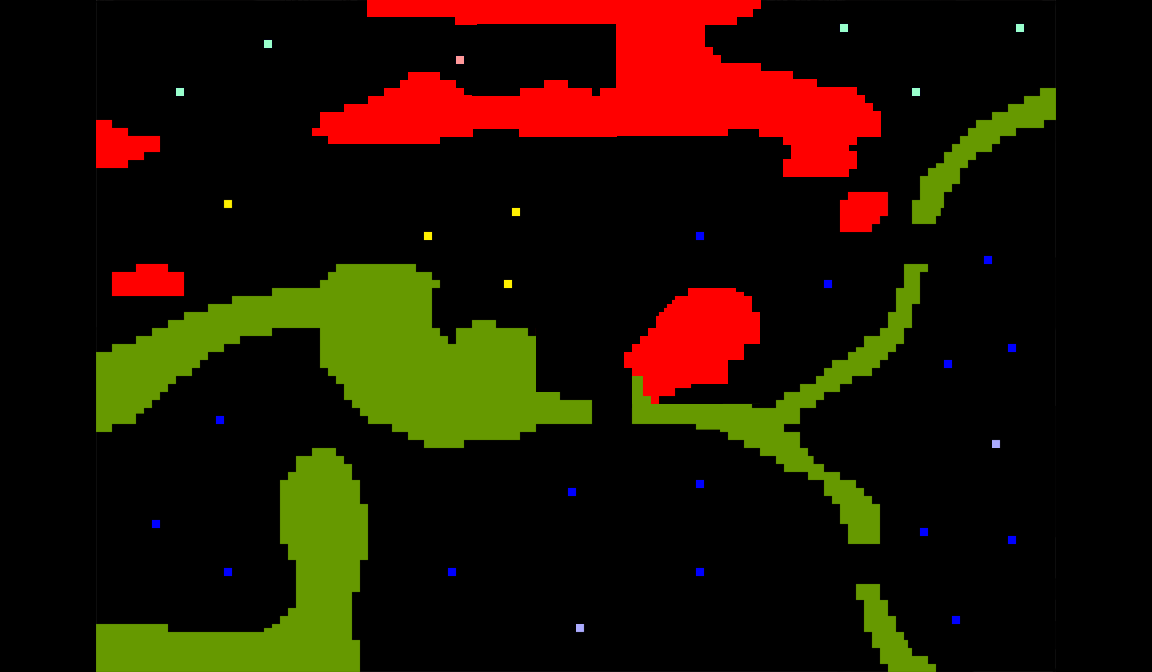
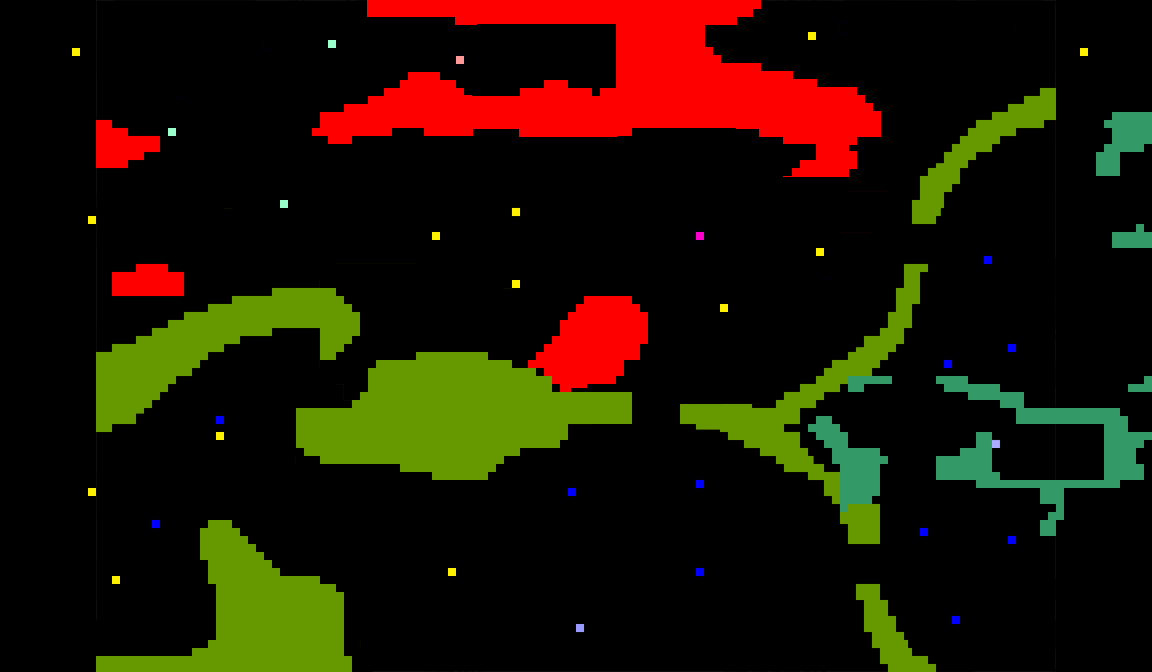
Layered file, before and after one edit (1152 × 672). Changes by layer:
painted on "Layer 0" over (72, 23, 1152, 672)
added layer "Layer 5" above "Layer 4" over (72, 0, 1152, 672)
added layer "Layer 4" above "Layer 3" over (72, 0, 1152, 672)
hid "Layer 3" over (72, 0, 1152, 672)
